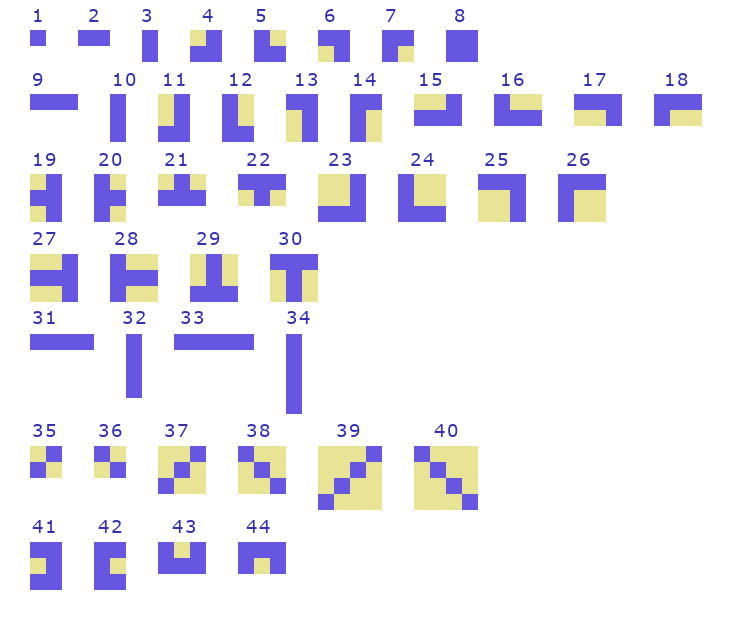
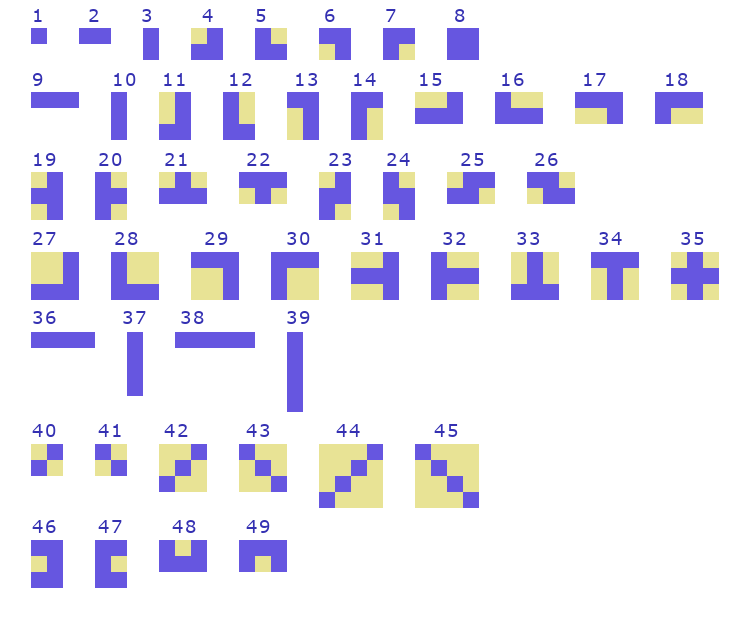
The second 736 × 625 image is a revision of the first. Changes to its layers:
renamed "41 42 43 44" to "46 47 48 49", painted on it over [46, 520, 270, 533]
renamed "35 36 37 38 ..." to "40 41 42 43 ...", painted on it over [32, 424, 458, 437]
renamed "31 32 33 34" to "36 37 38 39", painted on it over [46, 311, 310, 324]
renamed "27 28 29 30" to "27 28 29 30...", painted on it over [197, 232, 704, 245]
painted on "19 20 21 22 ..." over [387, 153, 590, 166]
added layer "Cattura.PNG #1" above "pezzi.PNG" over [30, 28, 719, 590]
added layer "pezzi.PNG" above "Cattura.PNG" over [30, 28, 719, 590]
